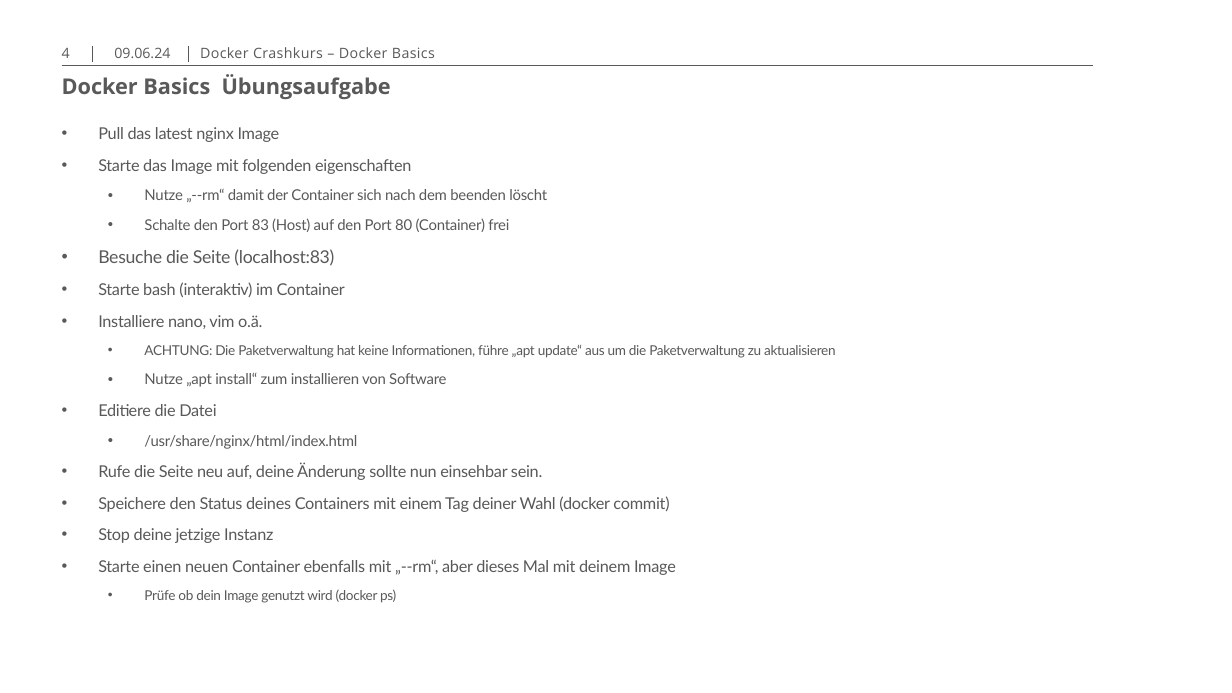
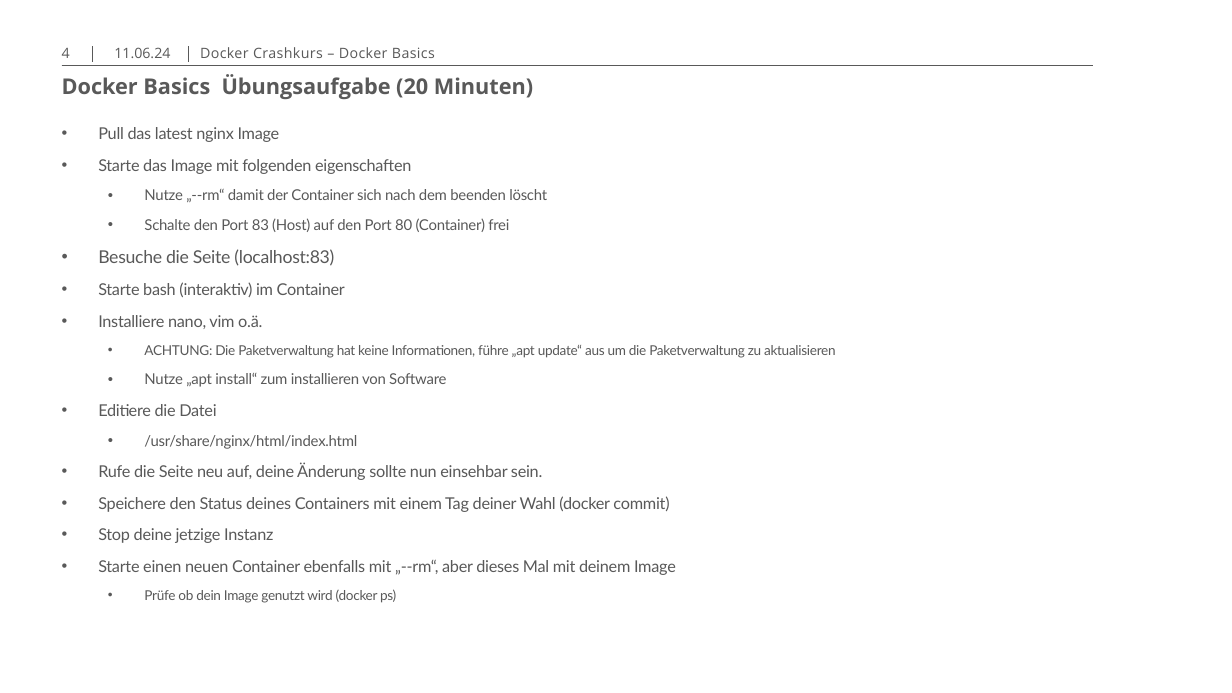
Before and after one commit to baturyusaoezdemir/docker-crashkurs, a slide deck: slide 4 of Sitzungen/02-Dockerfile/Dockerfile.pptx. Drawn at 1232x693 pixels with LibreOffice and Linux fonts; fonts in the diff are those of the drawing; background and template pictures are left out. Boxes give left, top, right and bottom in pixels: in the first picture for what was removed or moved away, otherwise in the second. Text is boxed around its words. In the diff, an @@ line names an element or a change of style, - is before the commit and + after.

```diff
--- a/Sitzungen/02-Dockerfile/Dockerfile.pptx
+++ b/Sitzungen/02-Dockerfile/Dockerfile.pptx
@@ text at <box>114,47,170,58</box>: text changed @@
-09.06.24
+11.06.24
@@ title at <box>62,75,533,99</box>: text changed @@
-Docker Basics Übungsaufgabe
+Docker Basics Übungsaufgabe (20 Minuten)
```
Also in this commit, not shown: 7 other slides changed, 3 other files.
